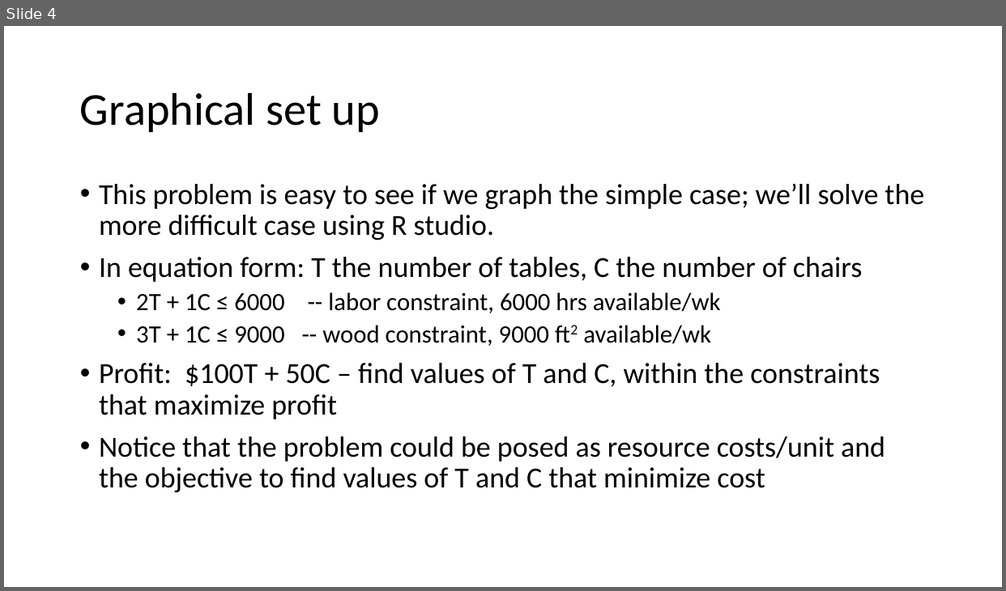
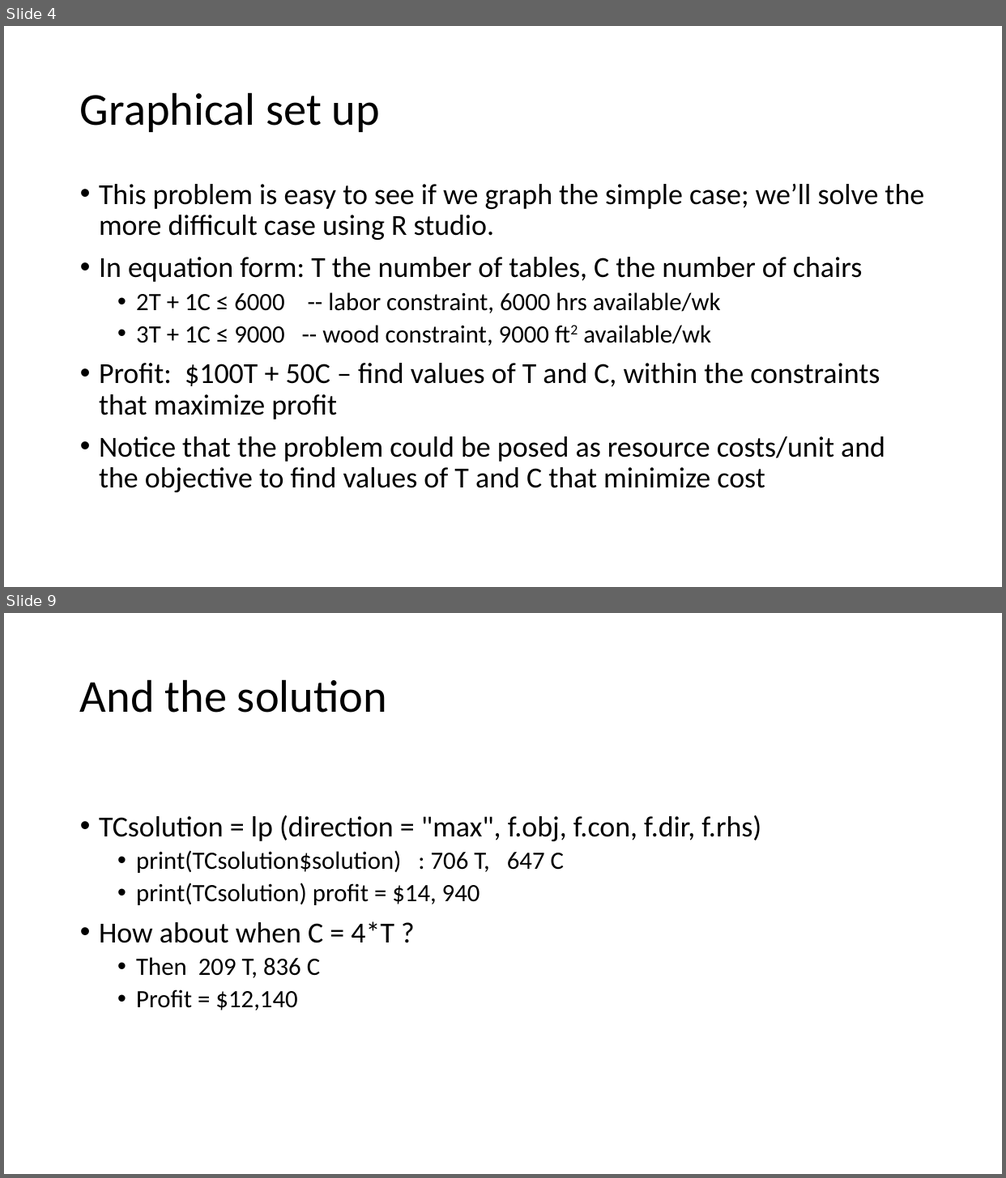
Before and after one commit to polkadottie26/linearProgramming, a slide deck: Introduction to Optimization.pptx. Shown one above the other, each under a label of ours: slide 4 before the commit, slides 4 and 9 after it; the slides between them are not shown. The pictures are 1006x591 and 1006x1178 pixels, drawn with LibreOffice and Linux fonts; fonts in the diff are those of the drawing. Boxes give left, top, right and bottom in pixels: in the first picture for what was removed or moved away, otherwise in the second. Text is boxed around its words. In the diff, an @@ line names an element or a change of style, - is before the commit and + after.

```diff
--- a/Introduction to Optimization.pptx
+++ b/Introduction to Optimization.pptx
@@ slide 9 added at (4,613,1002,1174), background #FFFFFF @@
@@ title added at (80,679,387,713), 44 pt, text #000000 @@
+And the solution
@@ text added at (99,815,761,1011), 24 pt, text #000000 @@
+• TCsolution = lp (direction = "max", f.obj, f.con, f.dir, f.rhs)
+  • print(TCsolution$solution) : 706 T, 647 C
+  • print(TCsolution) profit = $14, 940
+• How about when C = 4*T ?
+  • Then 209 T, 836 C
+  • Profit = $12,140
```
Also in this commit, not shown: 1 slide changed, 5 other slides added, 1 slide removed.
